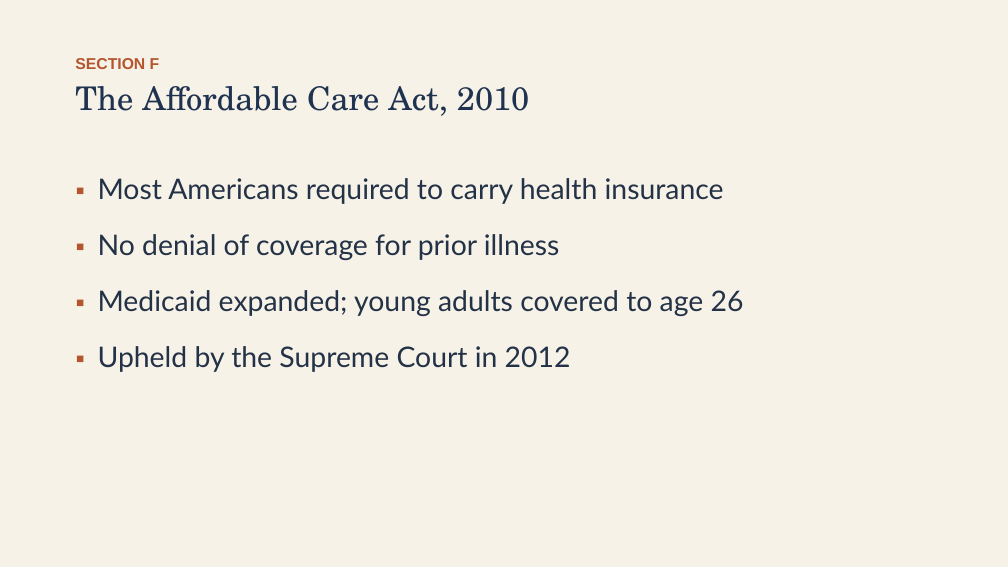
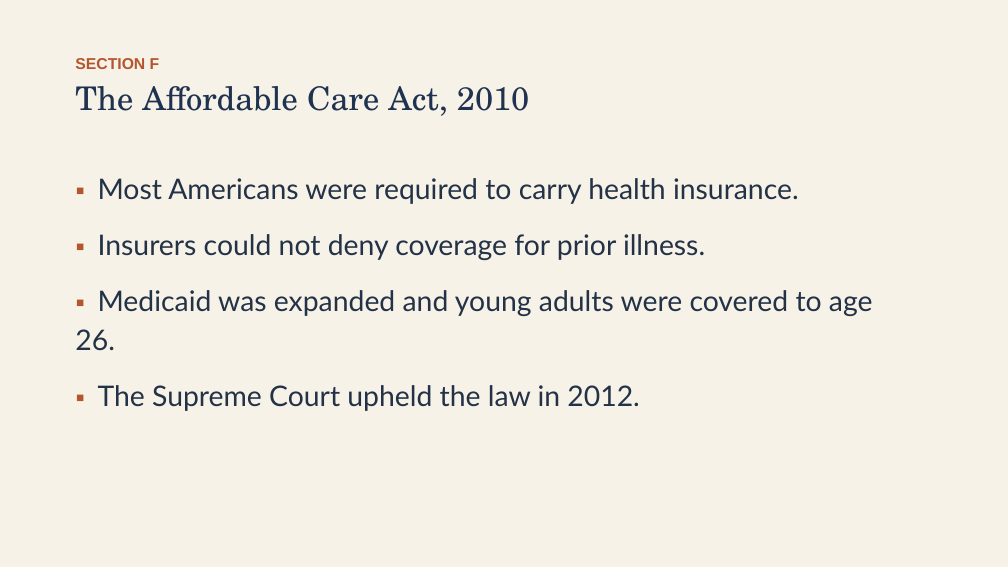
Before and after one commit to ab17gthb/humanities-curriculum-group, a slide deck: slide 21 of modern-america/lesson-07/lesson-07-slides.pptx. Drawn at 1008x567 pixels with LibreOffice and Linux fonts; fonts in the diff are those of the drawing. Boxes give left, top, right and bottom in pixels: in the first picture for what was removed or moved away, otherwise in the second. Text is boxed around its words. In the diff, an @@ line names an element or a change of style, - is before the commit and + after.

Commit message:
Rollout: Modern America L7 reworked and live (The Great Recession and Its Long Aftermath)

```diff
--- a/modern-america/lesson-07/lesson-07-slides.pptx
+++ b/modern-america/lesson-07/lesson-07-slides.pptx
@@ text at (75,178,873,411): text changed @@
-▪ Most Americans required to carry health insurance
-▪ No denial of coverage for prior illness
-▪ Medicaid expanded; young adults covered to age 26
-▪ Upheld by the Supreme Court in 2012
+▪ Most Americans were required to carry health insurance.
+▪ Insurers could not deny coverage for prior illness.
+▪ Medicaid was expanded and young adults were covered to age 26.
+▪ The Supreme Court upheld the law in 2012.
```
Also in this commit, not shown: 9 other slides changed, 6 other files.
